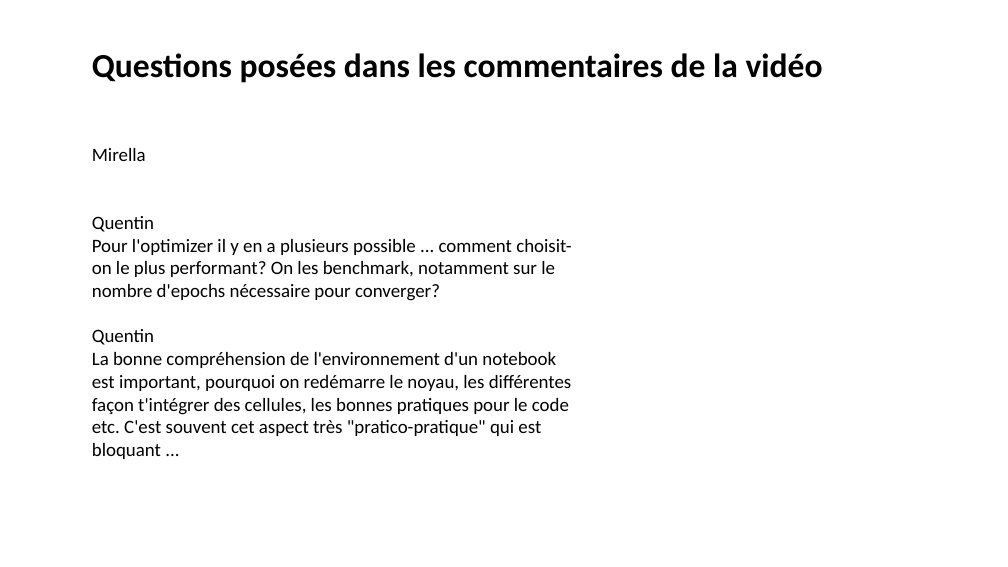
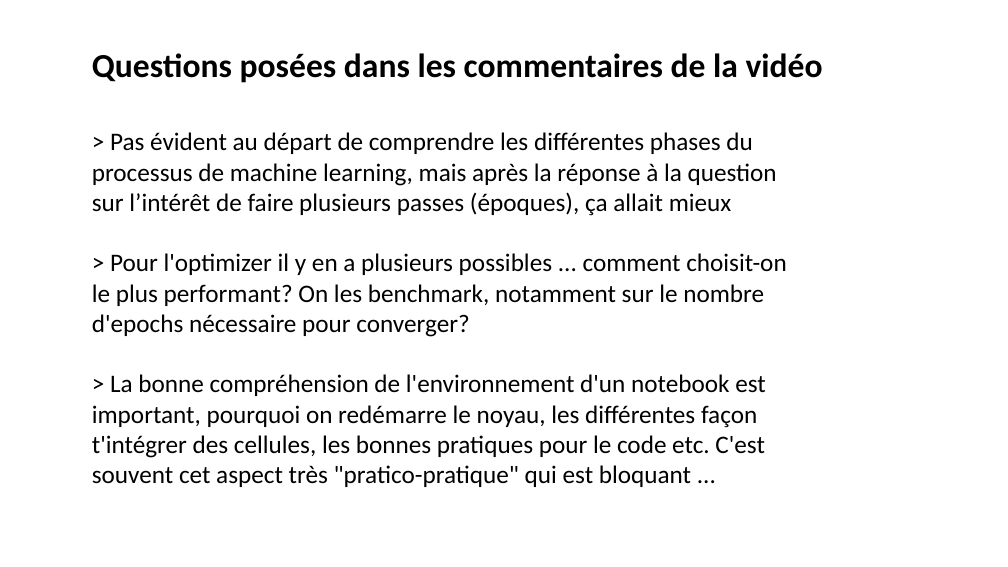
Before and after one commit to laurentprudhon/cours-deeplearning-2020, a slide deck: slide 12 of slides/02_production.pptx (slide 8 before the commit). Drawn at 1008x567 pixels with LibreOffice and Linux fonts; fonts in the diff are those of the drawing. Boxes give left, top, right and bottom in pixels: in the first picture for what was removed or moved away, otherwise in the second. Text is boxed around its words. In the diff, an @@ line names an element or a change of style, - is before the commit and + after.

Commit message:
mises à jour slides pour la session 2

```diff
--- a/slides/02_production.pptx
+++ b/slides/02_production.pptx
@@ text at (x1=92, y1=132, x2=786, y2=487): text changed; size 18 to 24 pt @@
-Mirella
-Quentin
-Pour l'optimizer il y en a plusieurs possible ... comment choisit-on le plus performant? On les benchmark, notamment sur le nombre d'epochs nécessaire pour converger?
-Quentin
-La bonne compréhension de l'environnement d'un notebook est important, pourquoi on redémarre le noyau, les différentes façon t'intégrer des cellules, les bonnes pratiques pour le code etc. C'est souvent cet aspect très "pratico-pratique" qui est bloquant ...
+> Pas évident au départ de comprendre les différentes phases du processus de machine learning, mais après la réponse à la question sur l’intérêt de faire plusieurs passes (époques), ça allait mieux
+> Pour l'optimizer il y en a plusieurs possibles ... comment choisit-on le plus performant? On les benchmark, notamment sur le nombre d'epochs nécessaire pour converger?
+> La bonne compréhension de l'environnement d'un notebook est important, pourquoi on redémarre le noyau, les différentes façon t'intégrer des cellules, les bonnes pratiques pour le code etc. C'est souvent cet aspect très "pratico-pratique" qui est bloquant ...
```
Also in this commit, not shown: 1 other slide changed, 6 slides added, 15 slides removed.
